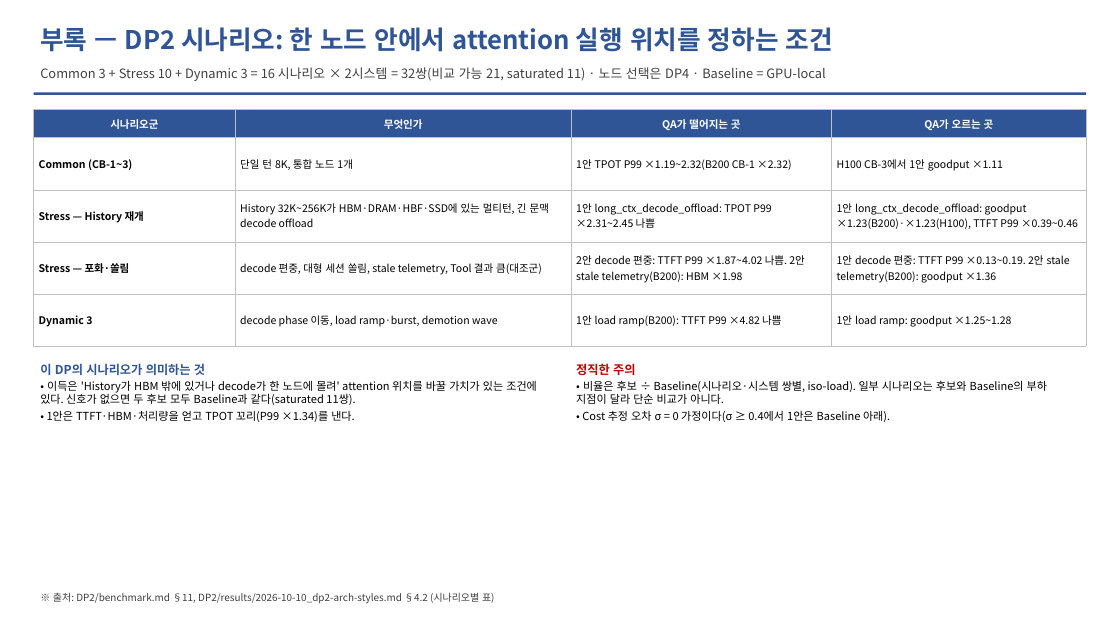
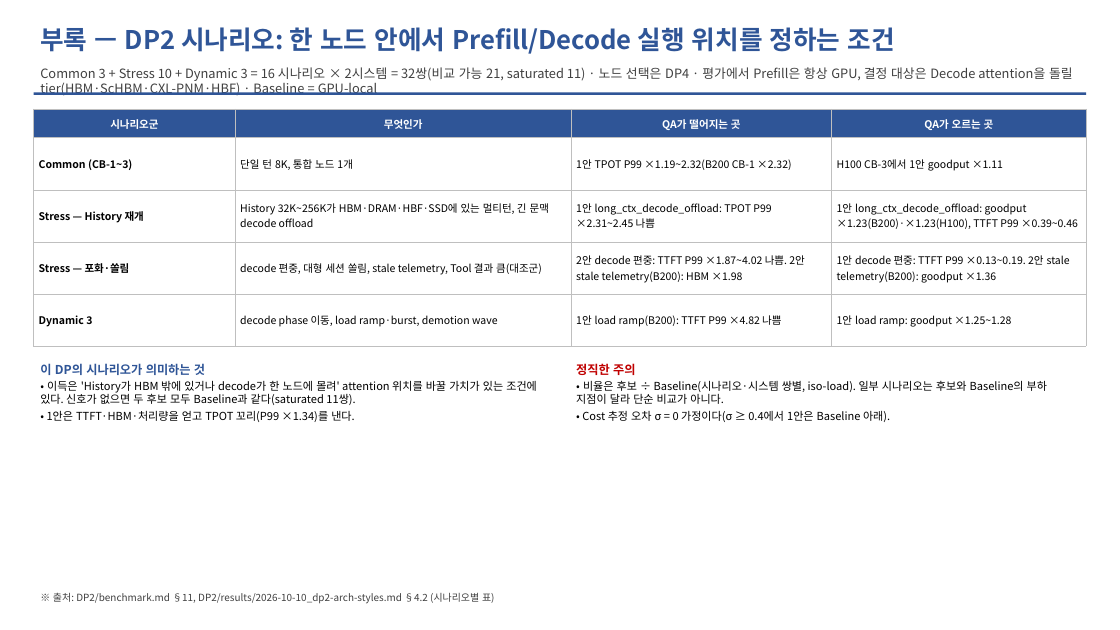
Before and after one commit to mkim0628/vllm, a slide deck: slide 29 of doc-mk/DP-overview-qa-unified.pptx (slide 27 before the commit). Drawn at 1120x630 pixels with LibreOffice and Linux fonts; fonts in the diff are those of the drawing. Boxes give left, top, right and bottom in pixels: in the first picture for what was removed or moved away, otherwise in the second. Text is boxed around its words. In the diff, an @@ line names an element or a change of style, - is before the commit and + after.

```diff
--- a/doc-mk/DP-overview-qa-unified.pptx
+++ b/doc-mk/DP-overview-qa-unified.pptx
@@ text at <box>40,27,895,54</box>: text changed @@
-부록 — DP2 시나리오: 한 노드 안에서 attention 실행 위치를 정하는 조건
+부록 — DP2 시나리오: 한 노드 안에서 Prefill/Decode 실행 위치를 정하는 조건
@@ text at <box>40,67,1073,96</box>: text changed @@
-Common 3 + Stress 10 + Dynamic 3 = 16 시나리오 × 2시스템 = 32쌍(비교 가능 21, saturated 11) · 노드 선택은 DP4 · Baseline = GPU-local
+Common 3 + Stress 10 + Dynamic 3 = 16 시나리오 × 2시스템 = 32쌍(비교 가능 21, saturated 11) · 노드 선택은 DP4 · 평가에서 Prefill은 항상 GPU, 결정 대상은 Decode attention을 돌릴 tier(HBM·ScHBM·CXL-PNM·HBF) · Baseline = GPU-local
```
Also in this commit, not shown: 11 other slides changed, 3 slides added, 15 other files.
